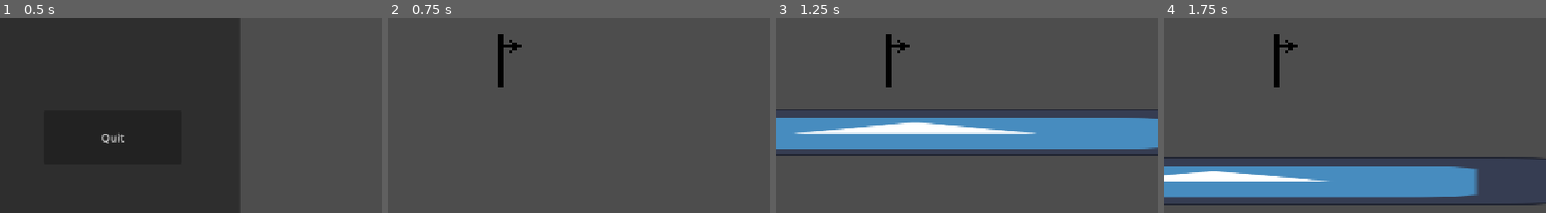
Above: before the commit, frames 1-4 (left to right).
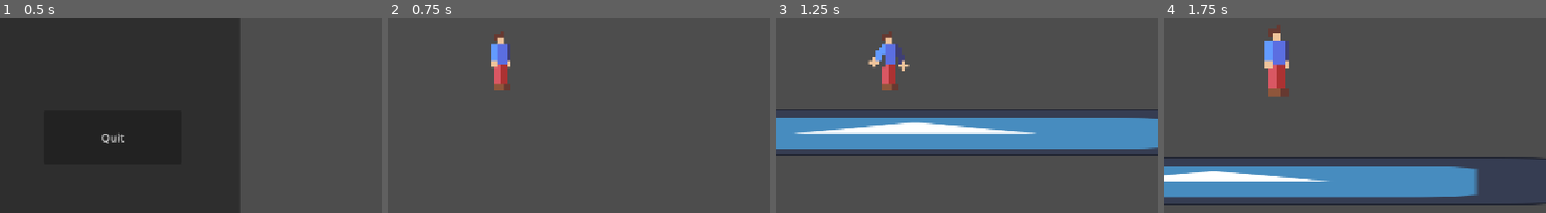
Above: after the commit, the same moments.

Repository: JamesGamesOfficial/James-And-Ryan
Game: Godot game, scene res://scenes/non_playables/start_screen.tscn
Same seed, same stepped clock (60 frames per second), same inputs: the game is played once before the commit and once after it. The engine's default icon, where the game draws it, is replaced by a stand-in: a white triangle on a blue panel in a dark square.
Inputs (mouse positions are % of the whole screen's width and height, from its top left):
- Up to frame 1 (0.5 s): no input
- Up to frame 2 (0.75 s): click "Start" at 0.5 s
- Up to frame 3 (1.25 s): no input
- Up to frame 4 (1.75 s): tap Enter (ui_accept) at 1.25, 1.35, 1.52 s; move the mouse to (72, 40) at 1.27 s; hold D (right) from 1.28 s (still down)
The pictures show only the part of the screen within x 35-85%, y 34-84%; the shares and areas given below are measured in that part.

Frame 1 is identical in both runs. In frame 2, 1.3% of the frame differs, in the area x 27-35%, y 6-38%; in frame 3, 1.4%; in frame 4, 1.9%, in the area x 26-35%, y 3-41%.

Commit message:
IDEK what I added, new character I think

Diff:
--- a/scenes/characters/player.tscn
+++ b/scenes/characters/player.tscn
@@ -1,10 +1,49 @@
 [gd_scene format=3 uid="uid://c1ljpg8y1jl1j"]
 
 [ext_resource type="Script" uid="uid://b7f8p1qw71lwt" path="res://scripts/player.gd" id="1_rp718"]
-[ext_resource type="Texture2D" uid="uid://boo4g1f3vx4x4" path="res://sprites/Characters/Temp Player.png" id="2_dyp2m"]
+[ext_resource type="Texture2D" uid="uid://cop3brqrx1h3k" path="res://sprites/Characters/Player Jump3.png" id="2_7vyk4"]
+[ext_resource type="Texture2D" uid="uid://b2c5mj5k840yi" path="res://sprites/Characters/player1.png" id="2_kqtwu"]
+[ext_resource type="Texture2D" uid="uid://3uu2kyy5gr8v" path="res://sprites/Characters/Player Jump2.png" id="3_2l4js"]
+[ext_resource type="Texture2D" uid="uid://bwfg77r3t08p0" path="res://sprites/Characters/player2.png" id="3_6eyoc"]
 [ext_resource type="PackedScene" uid="uid://boi0ajy6eoydf" path="res://scenes/menus/pause_menu.tscn" id="3_dyp2m"]
 [ext_resource type="PackedScene" uid="uid://b8gbloxuebxpd" path="res://scenes/menus/game_over.tscn" id="4_dyp2m"]
+[ext_resource type="Texture2D" uid="uid://wkk3yevjg7t6" path="res://sprites/Characters/Player Jump5.png" id="4_jk2m4"]
 [ext_resource type="PackedScene" uid="uid://cp2ljtebk4esh" path="res://scenes/non_playables/checkpoint_unlock.tscn" id="5_atpat"]
+[ext_resource type="Texture2D" uid="uid://0hfhyxwgtb13" path="res://sprites/Characters/Player Jump4.png" id="5_xhtjm"]
+
+[sub_resource type="SpriteFrames" id="SpriteFrames_g4v7s"]
+animations = [{
+"frames": [{
+"duration": 1.0,
+"texture": ExtResource("2_7vyk4")
+}, {
+"duration": 1.0,
+"texture": ExtResource("3_2l4js")
+}, {
+"duration": 1.0,
+"texture": ExtResource("4_jk2m4")
+}, {
+"duration": 1.0,
+"texture": ExtResource("5_xhtjm")
+}, {
+"duration": 1.0,
+"texture": ExtResource("2_7vyk4")
+}],
+"loop": 1,
+"name": &"Jump",
+"speed": 5.0
+}, {
+"frames": [{
+"duration": 1.0,
+"texture": ExtResource("2_kqtwu")
+}, {
+"duration": 1.0,
+"texture": ExtResource("3_6eyoc")
+}],
+"loop": 1,
+"name": &"Walk",
+"speed": 7.0
+}]
 
 [sub_resource type="RectangleShape2D" id="RectangleShape2D_g4v7s"]
 size = Vector2(64, 80)
@@ -52,15 +91,12 @@
 [node name="Player" type="CharacterBody2D" unique_id=670483687]
 script = ExtResource("1_rp718")
 
-[node name="TextureRect" type="TextureRect" parent="." unique_id=687604804]
-offset_left = -64.0
-offset_top = -64.0
-offset_right = 64.0
-offset_bottom = 64.0
-texture = ExtResource("2_dyp2m")
-expand_mode = 1
+[node name="AnimatedSprite2D" type="AnimatedSprite2D" parent="." unique_id=916706000]
+sprite_frames = SubResource("SpriteFrames_g4v7s")
+animation = &"Jump"
 
 [node name="CollisionShape2D" type="CollisionShape2D" parent="." unique_id=380142012]
+visible = false
 shape = SubResource("RectangleShape2D_g4v7s")
 
 [node name="Camera2D" type="Camera2D" parent="." unique_id=723449941]
@@ -91,6 +127,7 @@
 offset_bottom = -320.0
 
 [node name="Area2D" type="Area2D" parent="." unique_id=644714805 groups=["player"]]
+visible = false
 collision_layer = 6
 collision_mask = 6
 
--- a/scripts/player.gd
+++ b/scripts/player.gd
@@ -3,7 +3,7 @@
 @onready var camera = $Camera2D
 
 @onready var spawn_point = $"../SpawnPoint1"
-@onready var sprite = $TextureRect
+@onready var sprite = $AnimatedSprite2D
 
 @export var speed: float = 300.0
 @export var jump_velocity: float = -800.0
@@ -15,19 +15,29 @@
 func _physics_process(delta: float) -> void:
 	if not is_on_floor():
 		velocity.y += gravity * delta
+		$AnimatedSprite2D.play("Jump")
+		if $AnimatedSprite2D.animation == "Walk":
+			$AnimatedSprite2D.play("Jump")
+	else:
+		if $AnimatedSprite2D.animation == "Jump":
+			$AnimatedSprite2D.stop()
 	if Input.is_action_just_pressed("ui_accept") and is_on_floor():
 		velocity.y = jump_velocity
+		$AnimatedSprite2D.play("Jump")
 	if Input.is_action_just_released("ui_accept") and velocity.y < 0:
 		velocity.y *= 0.5
 	var direction := Input.get_axis("left", "right")
 	if direction:
 		velocity.x = direction * speed
+		$AnimatedSprite2D.play("Walk")
 		if direction > 0:
 			sprite.flip_h = false
 		elif direction < 0:
 			sprite.flip_h = true
 	else:
 		velocity.x = move_toward(velocity.x, 0, speed)
+		if $AnimatedSprite2D.animation == "Walk":
+			$AnimatedSprite2D.stop()
 	move_and_slide()
 
 func _input(event: InputEvent) -> void:
Binary file added: sprites/Characters/Player Jump1.png
Not shown, added: sprites/Characters/Player Jump1.png.import
Binary file added: sprites/Characters/Player Jump2.png
Not shown, added: sprites/Characters/Player Jump2.png.import
Binary file added: sprites/Characters/Player Jump3.png
Not shown, added: sprites/Characters/Player Jump3.png.import
Binary file added: sprites/Characters/Player Jump4.png
Not shown, added: sprites/Characters/Player Jump4.png.import
Binary file added: sprites/Characters/Player Jump5.png
Not shown, added: sprites/Characters/Player Jump5.png.import
Binary file added: sprites/Characters/player1.png
Not shown, added: sprites/Characters/player1.png.import
(and 2 more such lines)
